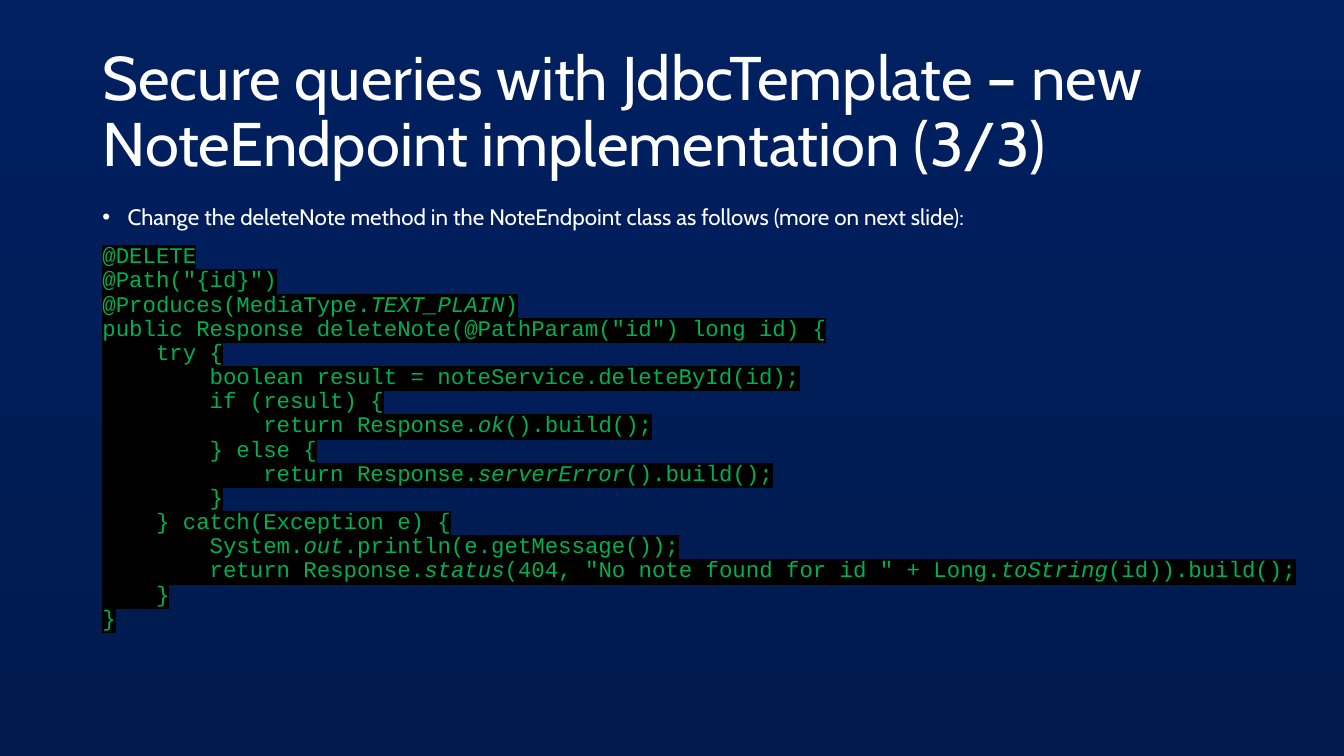
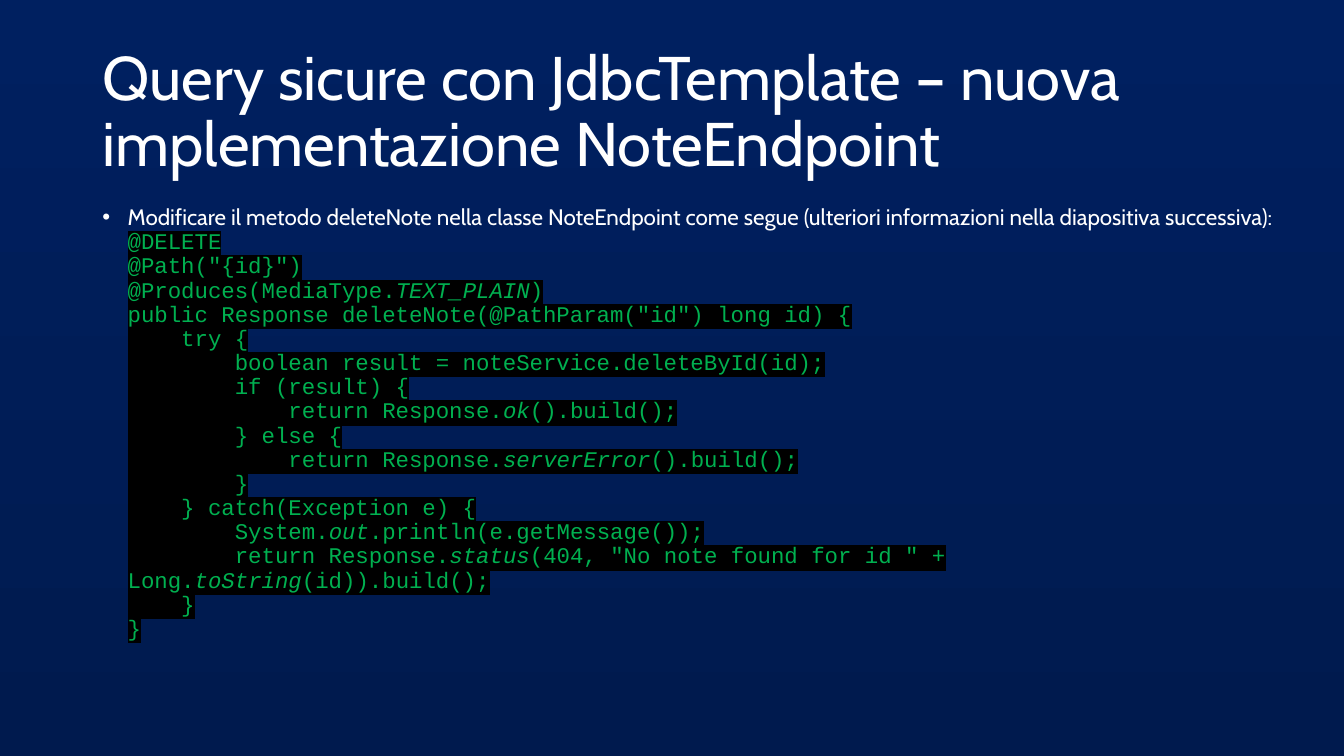
Before and after one commit to AlessandroS94/corso_21122022, a slide deck: slide 21 of Day 4/slide/Spring JDBC.pptx. Drawn at 1344x756 pixels with LibreOffice and Linux fonts; fonts in the diff are those of the drawing. Boxes give left, top, right and bottom in pixels: in the first picture for what was removed or moved away, otherwise in the second. Text is boxed around its words. In the diff, an @@ line names an element or a change of style, - is before the commit and + after.

```diff
--- a/Day 4/slide/Spring JDBC.pptx
+++ b/Day 4/slide/Spring JDBC.pptx
@@ title at bbox=[102, 53, 1120, 180]: text changed @@
-Secure queries with JdbcTemplate – new NoteEndpoint implementation (3/3)
+Query sicure con JdbcTemplate – nuova implementazione NoteEndpoint
@@ text at bbox=[128, 208, 1272, 593]: text changed @@
-• Change the deleteNote method in the NoteEndpoint class as follows (more on next slide):
-@DELETE
-@Path("{id}")
-@Produces(MediaType.TEXT_PLAIN)
-public Response deleteNote(@PathParam("id") long id) {
-try {
-boolean result = noteService.deleteById(id);
-if (result) {
-return Response.ok().build();
-} else {
-return Response.serverError().build();
-}
-} catch(Exception e) {
-System.out.println(e.getMessage());
-return Response.status(404, "No note found for id " + Long.toString(id)).build();
-}
-}
+• Modificare il metodo deleteNote nella classe NoteEndpoint come segue (ulteriori informazioni nella diapositiva successiva):
+  @DELETE
+  @Path("{id}")
+  @Produces(MediaType.TEXT_PLAIN)
+  public Response deleteNote(@PathParam("id") long id) {
+  try {
+  boolean result = noteService.deleteById(id);
+  if (result) {
+  return Response.ok().build();
+  } else {
+  return Response.serverError().build();
+  }
+  } catch(Exception e) {
+  System.out.println(e.getMessage());
+  return Response.status(404, "No note found for id " + Long.toString(id)).build();
+  }
+  }
```
Also in this commit, not shown: 24 other slides changed, 7 other files.
